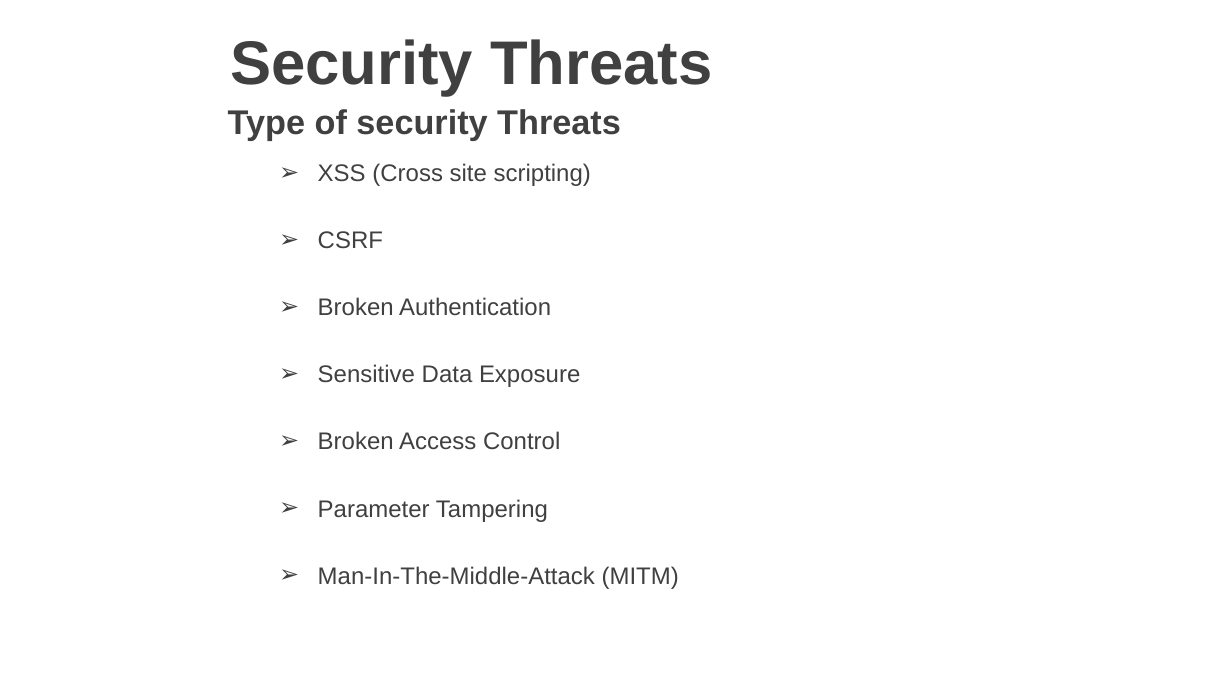
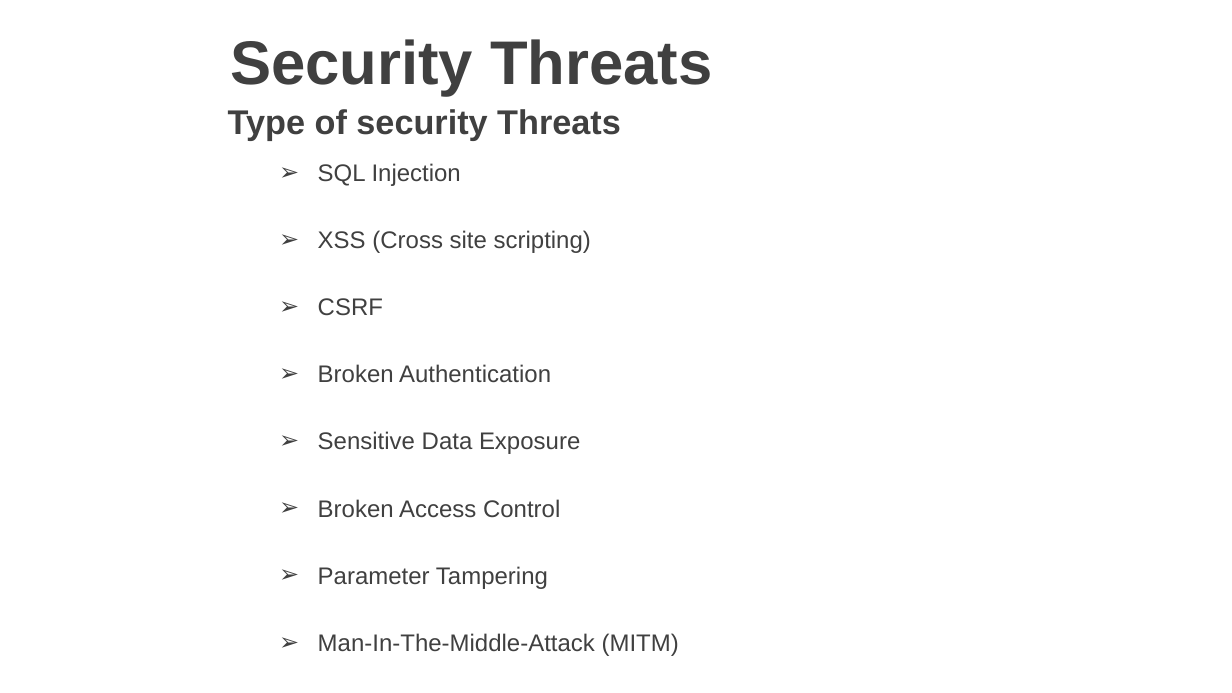
Before and after one commit to vgyureka/DotNetBig, a slide deck: slide 3 of webapiSecurity.pptx. Drawn at 1232x693 pixels with LibreOffice and Linux fonts; fonts in the diff are those of the drawing; background and template pictures are left out. Boxes give left, top, right and bottom in pixels: in the first picture for what was removed or moved away, otherwise in the second. Text is boxed around its words. In the diff, an @@ line names an element or a change of style, - is before the commit and + after.

Commit message:
Add files via upload
web api security - 11 MARCH 2019

```diff
--- a/webapiSecurity.pptx
+++ b/webapiSecurity.pptx
@@ text at <box>318,163,461,186</box>: paragraph added @@
+➢ SQL Injection
```
Also in this commit, not shown: 7 other slides changed, 4 slides added.
